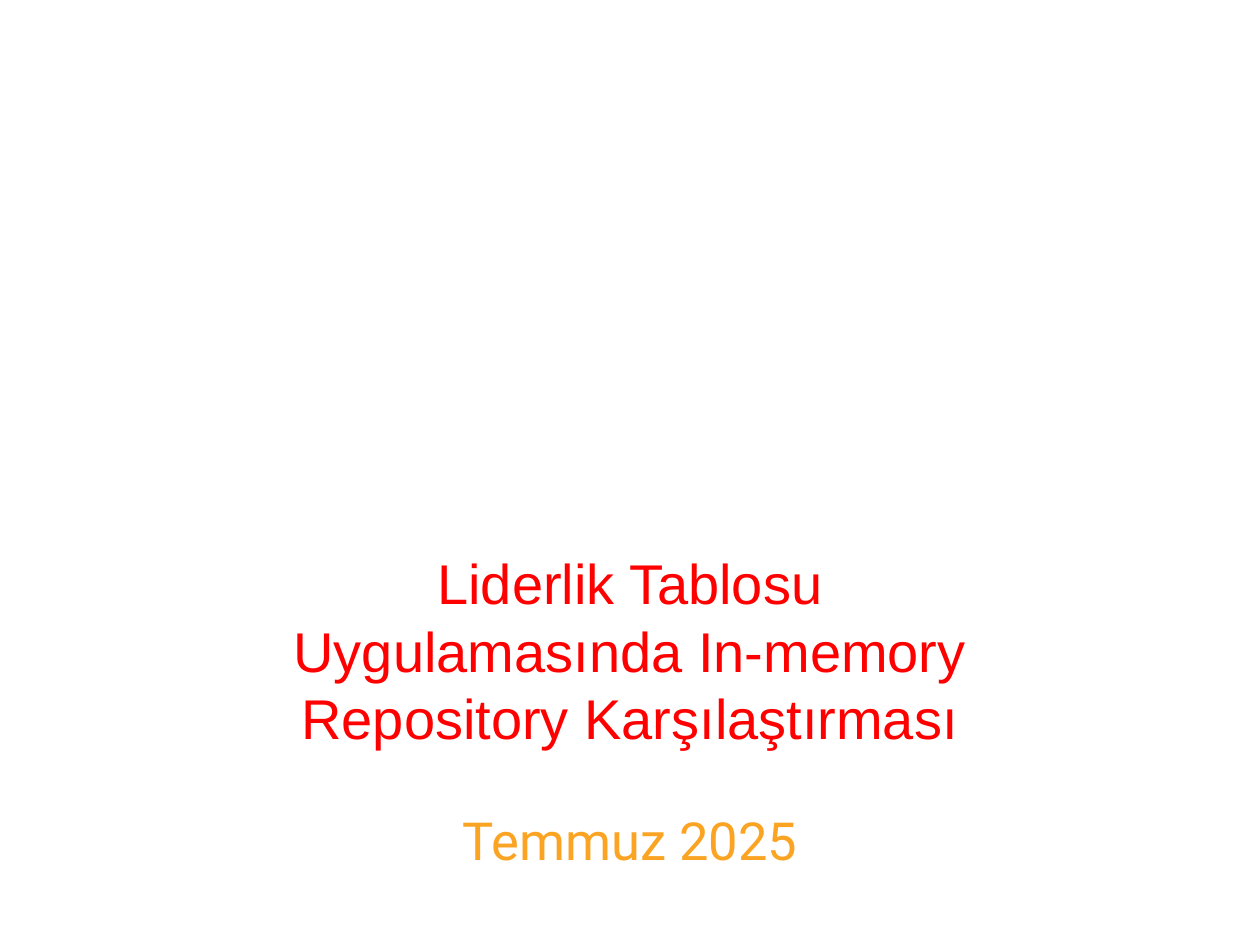
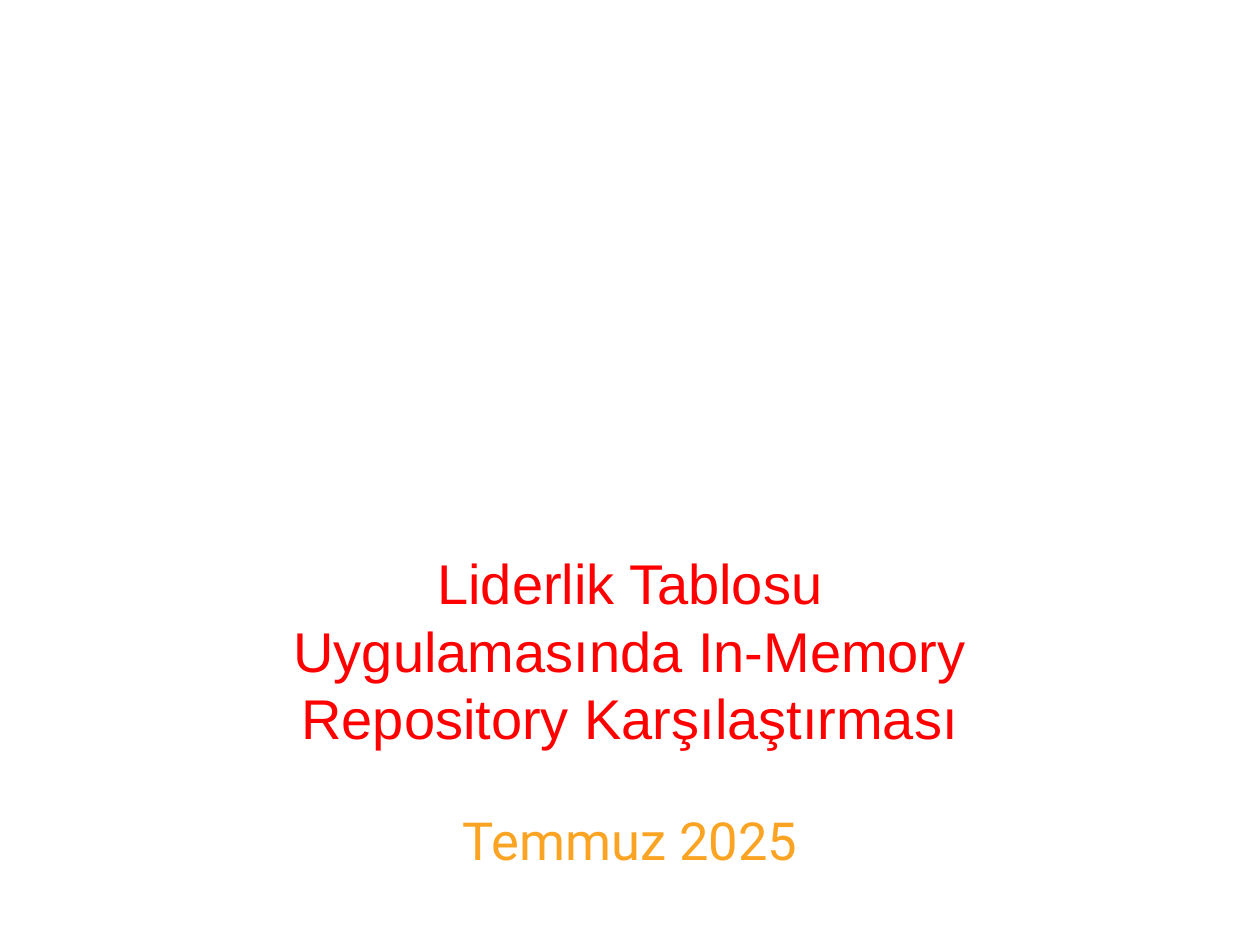
Before and after one commit to noxennn/LeaderboardREST, a slide deck: slide 1 of YusufEmreBayrakcıStajSunum.pptx. Drawn at 1260x945 pixels with LibreOffice and Linux fonts; fonts in the diff are those of the drawing; background and template pictures are left out. Boxes give left, top, right and bottom in pixels: in the first picture for what was removed or moved away, otherwise in the second. Text is boxed around its words. In the diff, an @@ line names an element or a change of style, - is before the commit and + after.

```diff
--- a/YusufEmreBayrakcıStajSunum.pptx
+++ b/YusufEmreBayrakcıStajSunum.pptx
@@ text at (294,563,966,750): text changed @@
-Liderlik Tablosu Uygulamasında In-memory Repository Karşılaştırması
+Liderlik Tablosu Uygulamasında In-Memory Repository Karşılaştırması
```
Also in this commit, not shown: 16 other slides changed, 6 slides added, 19 slides removed, 6 other files.
